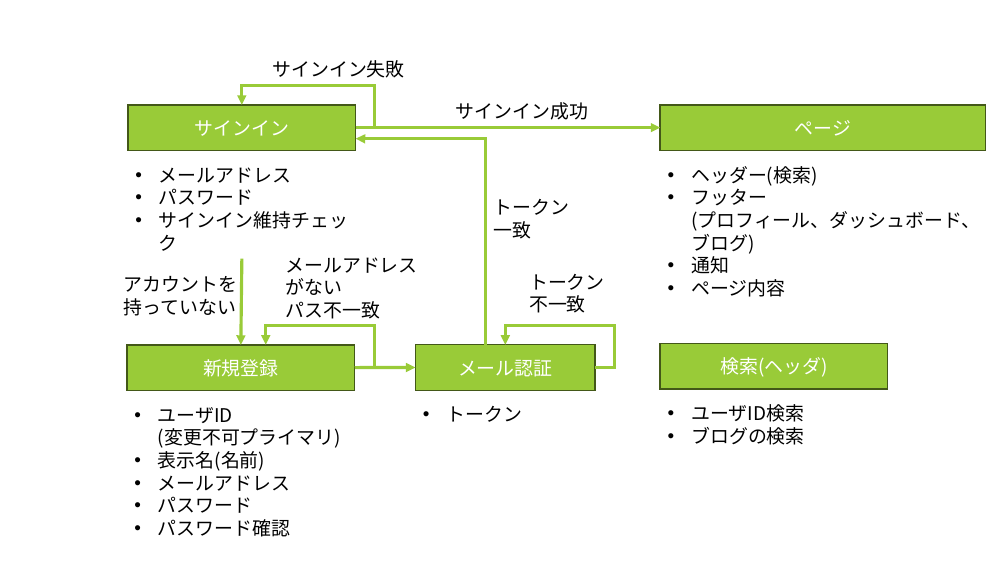
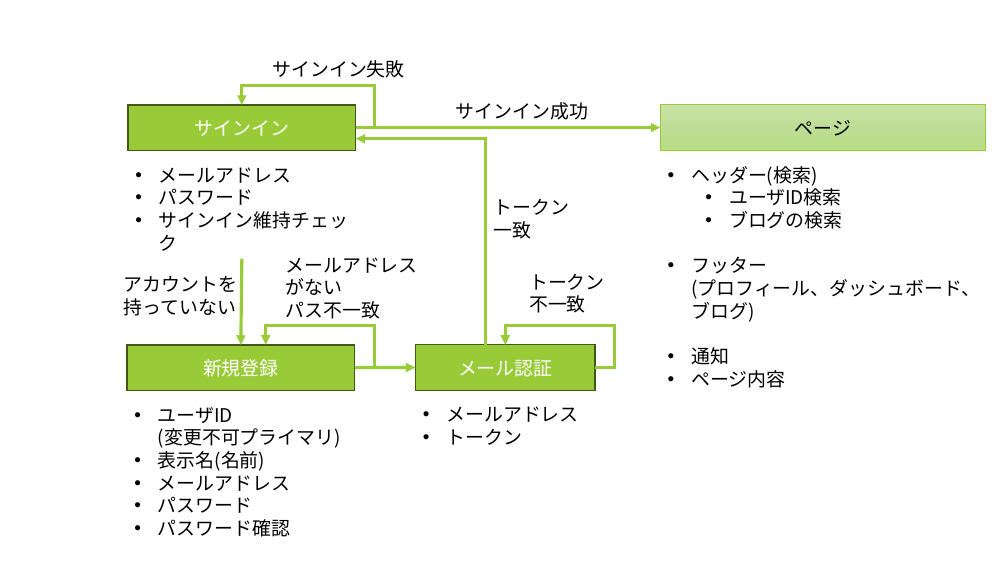
Before and after one commit to tomoakis0113-del/LiQt, a slide deck: slide 1 of docs/ページ遷移図.pptx. Drawn at 1008x567 pixels with LibreOffice and Linux fonts; fonts in the diff are those of the drawing. Boxes give left, top, right and bottom in pixels: in the first picture for what was removed or moved away, otherwise in the second. Text is boxed around its words. In the diff, an @@ line names an element or a change of style, - is before the commit and + after.

Commit message:
ページ遷移図.pptxを編集

```diff
--- a/docs/ページ遷移図.pptx
+++ b/docs/ページ遷移図.pptx
@@ rectangle "ページ" at (660,105,985,150): text colour #FFFFFF to #000000; fill #99CB38 to gradient #C8E3A5 to #BFDE97 to #B7DD84; outline #435919 1.5 pt to #99CB38 1 pt @@
@@ text at (729,185,842,229): paragraphs added @@
+  • ユーザID検索
+  • ブログの検索
@@ rectangle removed at (660,343,888,389) @@
-検索(ヘッダ)
@@ text at (446,406,578,422): paragraph added @@
+• メールアドレス
@@ text removed at (691,404,804,445) @@
-• ユーザID検索
-• ブログの検索
```
Also in this commit, not shown: 2 other slides changed.
